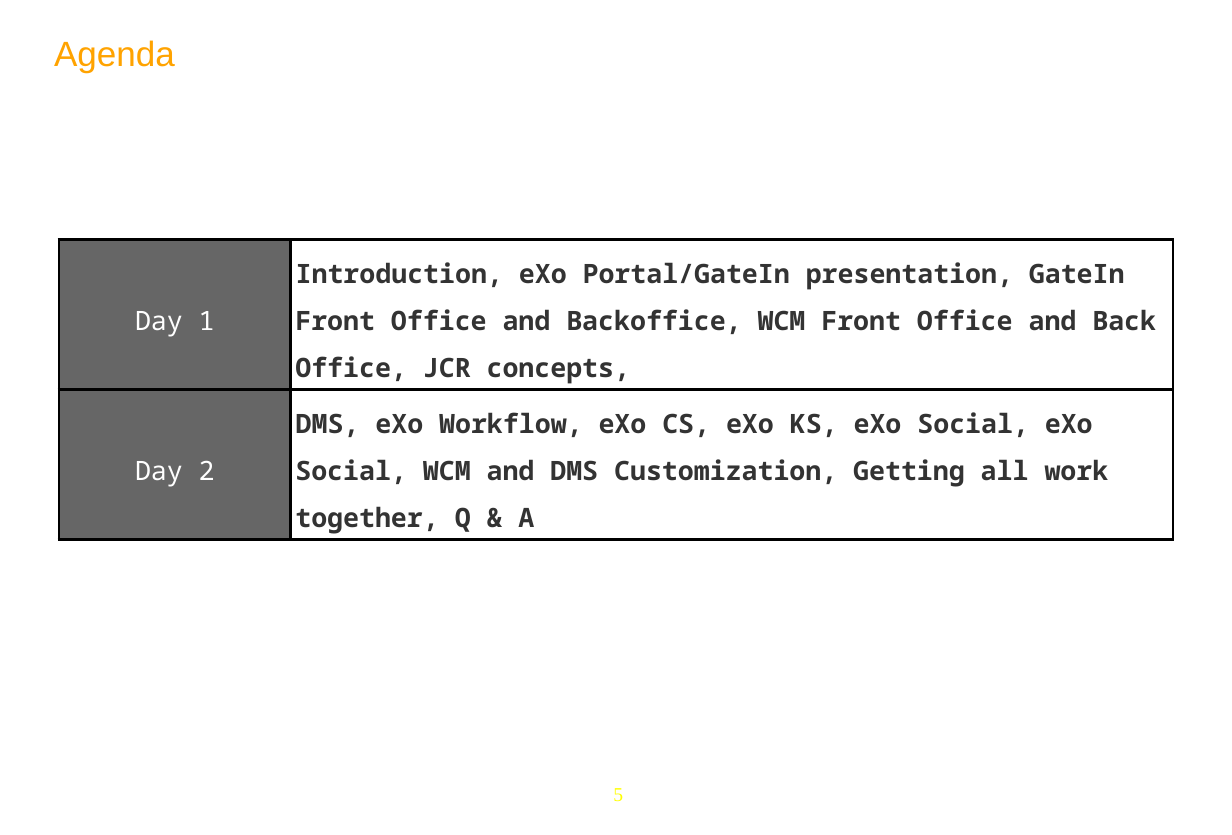
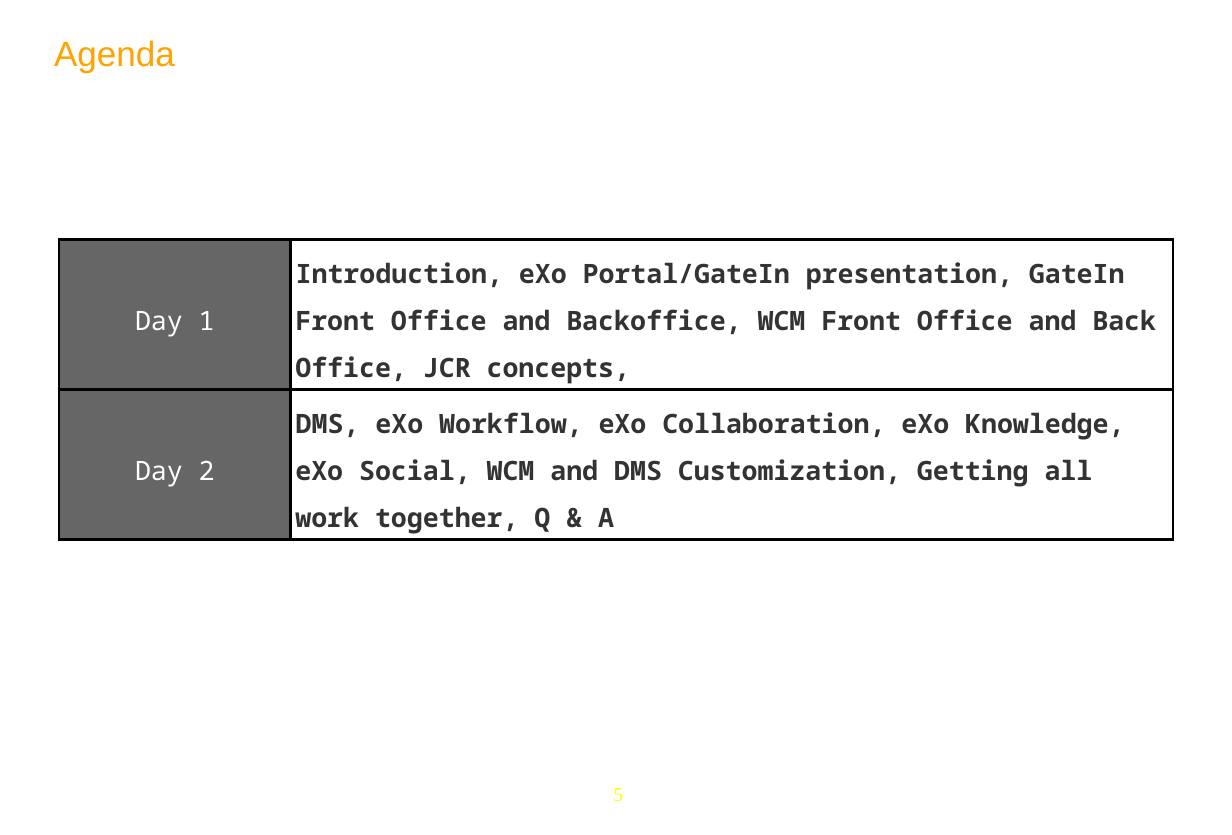
Before and after one commit to anhvurz90/training, a slide deck: slide 5 of slides/exo-fundamentals/en/010-General-Intro-XFund-en.pptx. Drawn at 1232x835 pixels with LibreOffice and Linux fonts; fonts in the diff are those of the drawing; background and template pictures are left out. Boxes give left, top, right and bottom in pixels: in the first picture for what was removed or moved away, otherwise in the second. Text is boxed around its words. In the diff, an @@ line names an element or a change of style, - is before the commit and + after.

Commit message:
TRCRT-1

```diff
--- a/slides/exo-fundamentals/en/010-General-Intro-XFund-en.pptx
+++ b/slides/exo-fundamentals/en/010-General-Intro-XFund-en.pptx
@@ table at <box>59,239,1173,538</box> @@
-row 2, column 2: DMS, eXo Workflow, eXo CS, eXo KS, eXo Social, eXo Social, WCM and DMS Customization, Getting all work together, Q & A
+row 2, column 2: DMS, eXo Workflow, eXo Collaboration, eXo Knowledge, eXo Social, WCM and DMS Customization, Getting all work together, Q & A
```
